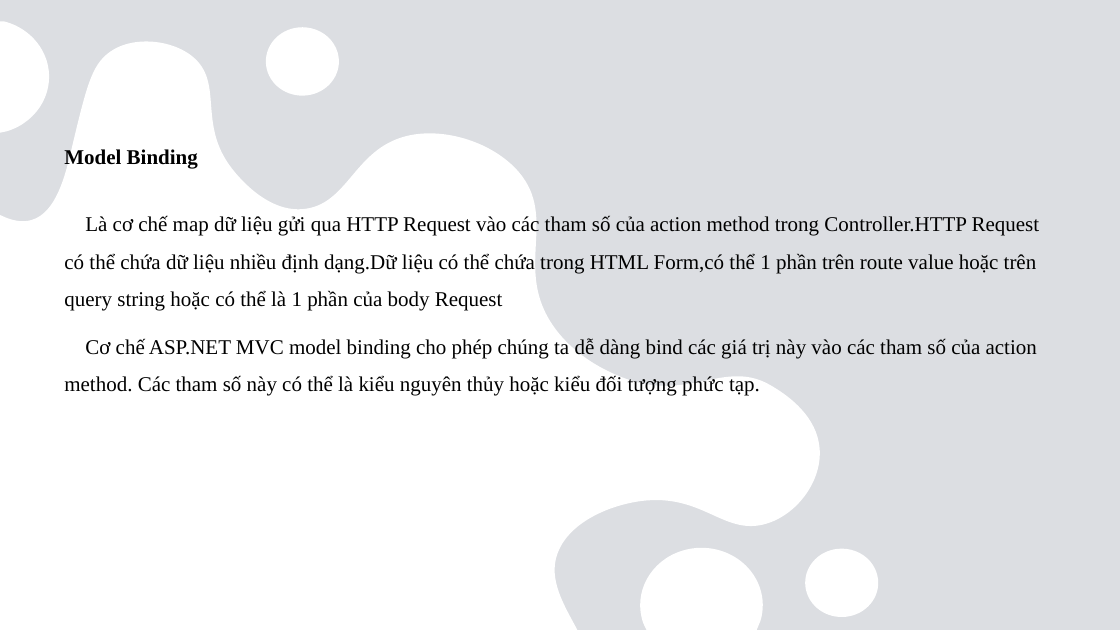
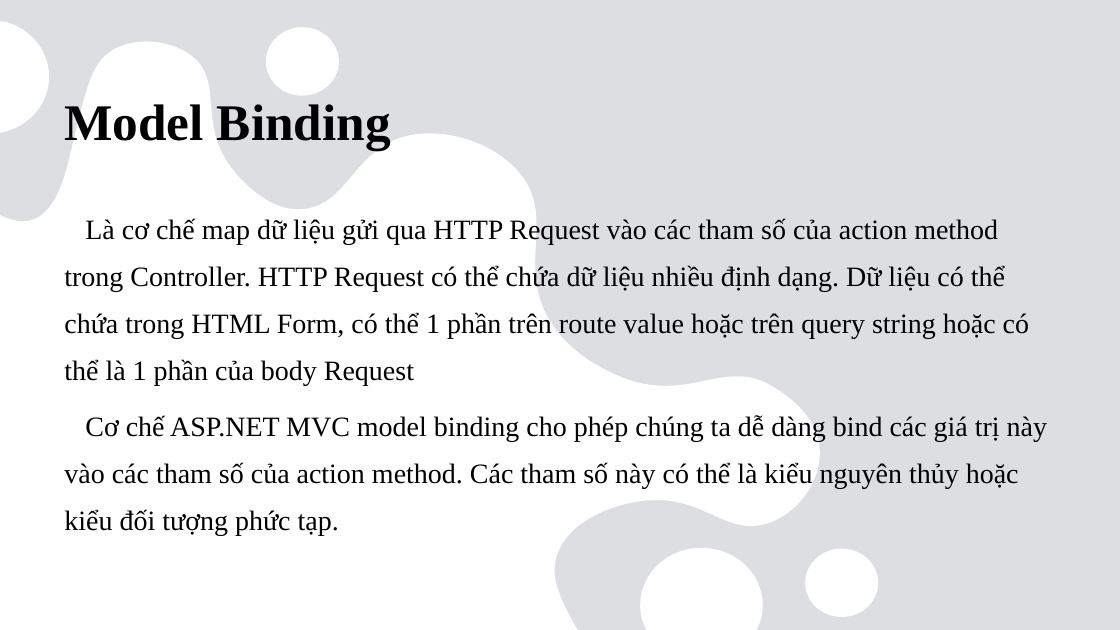
Before and after one commit to ngocson1603/khoaluanword, a slide deck: slide 78 of thuctapword/Báo cáo.pptx. Drawn at 1120x630 pixels with LibreOffice and Linux fonts; fonts in the diff are those of the drawing. Boxes give left, top, right and bottom in pixels: in the first picture for what was removed or moved away, otherwise in the second. Text is boxed around its words. In the diff, an @@ line names an element or a change of style, - is before the commit and + after.

```diff
--- a/thuctapword/Báo cáo.pptx
+++ b/thuctapword/Báo cáo.pptx
@@ title "Model Binding" at <box>64,104,391,151</box>: size 18 to 44 pt @@
@@ text at <box>64,218,1029,385</box>: text changed; size 18 to 24 pt @@
-Là cơ chế map dữ liệu gửi qua HTTP Request vào các tham số của action method trong Controller.HTTP Request có thể chứa dữ liệu nhiều định dạng.Dữ liệu có thể chứa trong HTML Form,có thể 1 phần trên route value hoặc trên query string hoặc có thể là 1 phần của body Request
+Là cơ chế map dữ liệu gửi qua HTTP Request vào các tham số của action method trong Controller. HTTP Request có thể chứa dữ liệu nhiều định dạng. Dữ liệu có thể chứa trong HTML Form, có thể 1 phần trên route value hoặc trên query string hoặc có thể là 1 phần của body Request
@@ text at <box>64,415,1047,536</box>: size 18 to 24 pt in "Cơ chế ASP.NET MVC model binding cho ..."; line spacing 1.5 to 1.4 @@
```
Also in this commit, not shown: 34 other slides changed, 2 other files.
